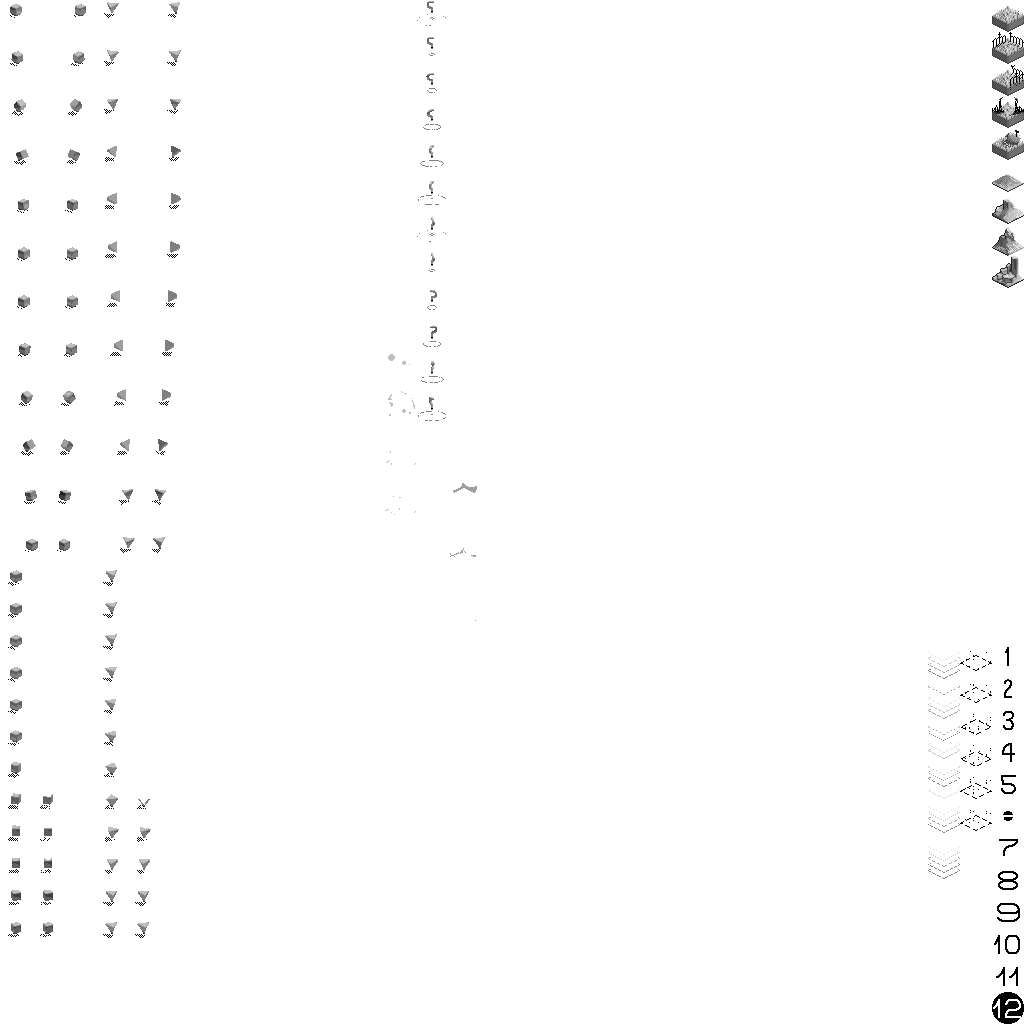
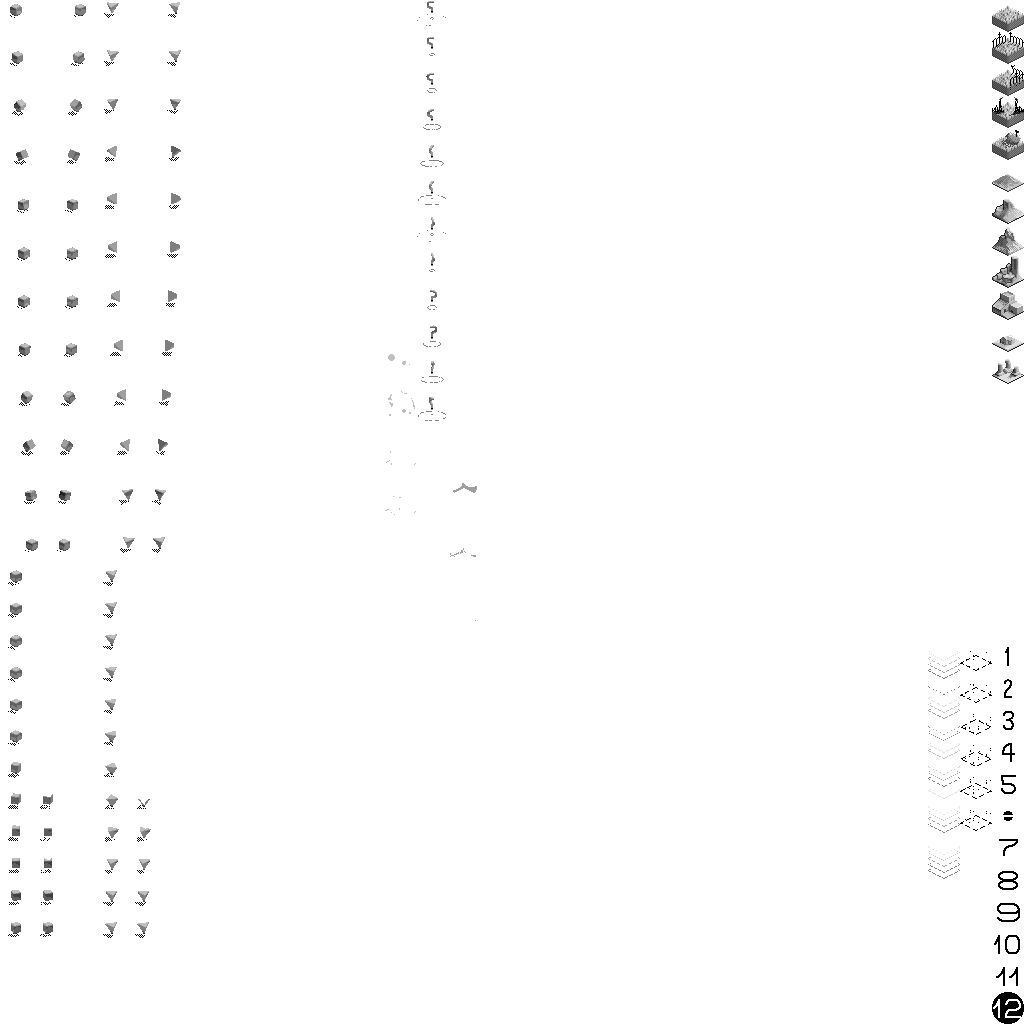
Layer changes from the first 1024×1024 image to the second:
pixels changed over [992, 291, 1024, 384] (layer not identified)
